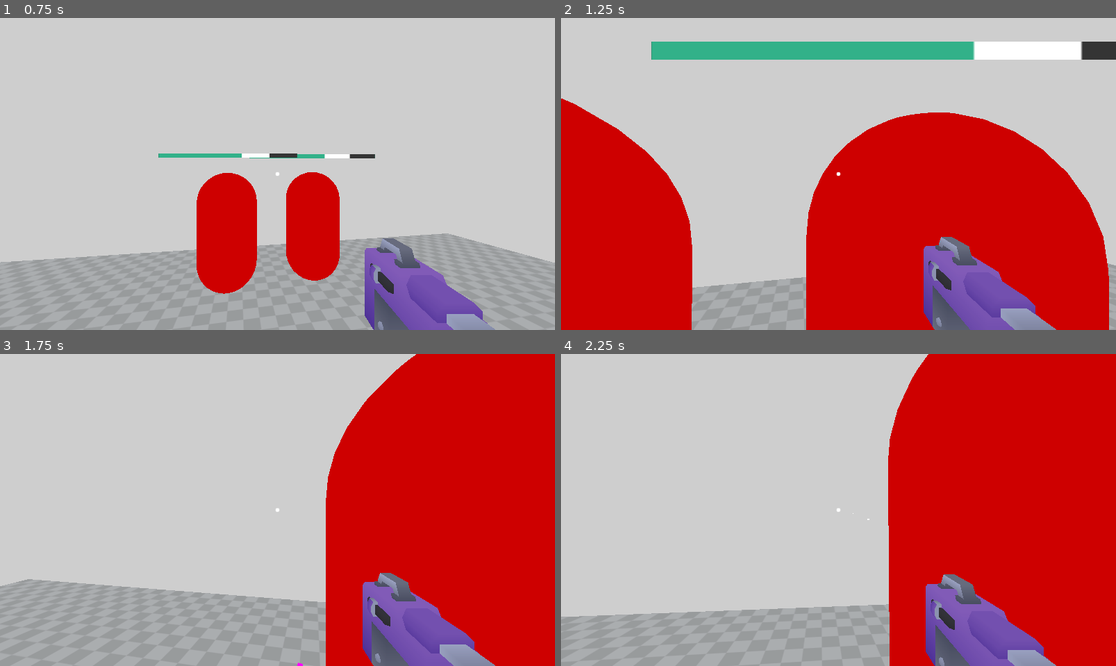
Above: before the commit, frames 1-4 (two rows, left to right).
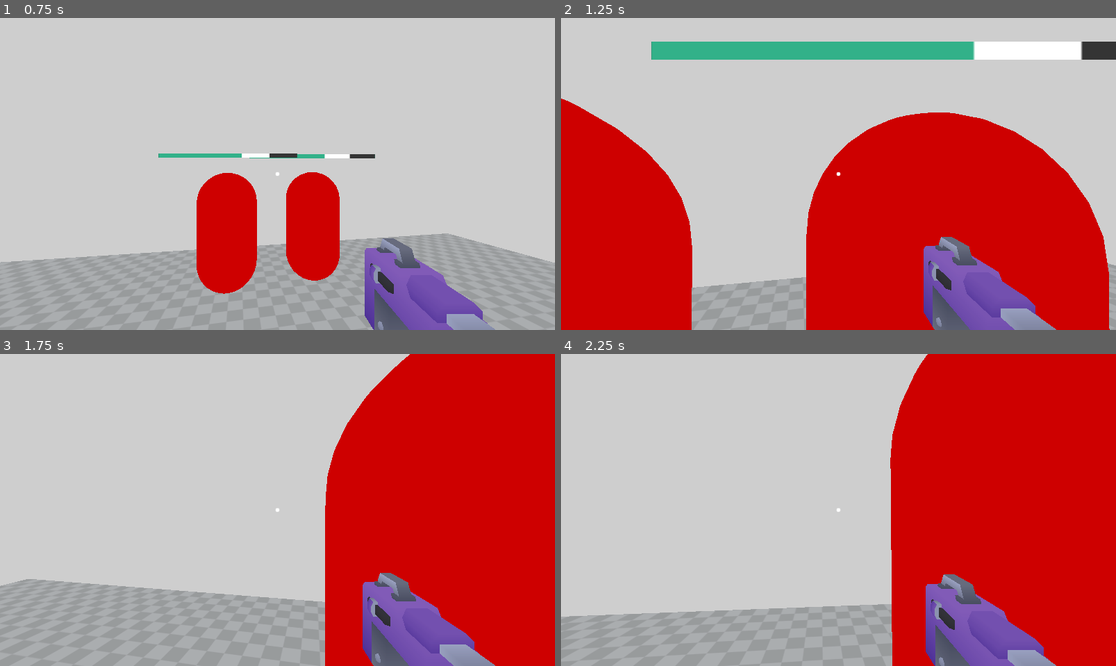
Above: after the commit, the same moments.

Repository: NiallEccles/hordecore
Game: Godot game, scene res://Stages/Main/Main.tscn
Two runs of this game, one before a commit and one after it. Both use one fixed random seed, a clock stepped at 60 frames per second and the inputs below.
Inputs (mouse positions are in pixels of both pictures, inside the frame that each line leads up to):
- Up to frame 1 (0.75 s): tap Enter (ui_accept) at 0.5 s; move the mouse to (305, 174) at 0.52 s; press the mouse at (305, 174) at 0.53 s; hold W (forward) from 0.53 s (still down)
- Up to frame 2 (1.25 s): keep holding W (forward); tap Enter (ui_accept) at 0.77 s
- Up to frame 3 (1.75 s): keep holding W (forward); move the mouse to (249, 510) at 1.27 s; release the mouse at (249, 510) at 1.28 s; click (249, 510) at 1.35 s; tap Enter (ui_accept) at 1.52 s
- Up to frame 4 (2.25 s): keep holding W (forward); move the mouse to (849, 503) at 2.02 s; press the mouse at (849, 503) at 2.03 s

Frame 1 is identical in both runs. In frame 2, less than 0.1% of the frame differs, in the area x 0-99%, y 25-100%; in frame 3, 0.3%; in frame 4, 0.5%, in the area x 1-67%, y 0-100%.

Commit message:
Use Area3D for collision

Diff:
--- a/Entities/Weapons/SMG/Bullet/Bullet.gd
+++ b/Entities/Weapons/SMG/Bullet/Bullet.gd
@@ -6,29 +6,37 @@
 @export var DAMAGE: float = 4.0
 
 @onready var mesh: MeshInstance3D = $MeshInstance3D
-@onready var ray: RayCast3D = $RayCast3D
+@onready var area: Area3D = $Area3D  # Use Area3D instead of RayCast3D
 @onready var particles = $GPUParticles3D
 
+var has_hit: bool = false
+
 func _ready() -> void:
-	pass
+	# Connect the body_entered signal
+	if area:
+		area.body_entered.connect(_on_body_entered)
 
 func _process(delta: float) -> void:
-	position += transform.basis * Vector3(0, 0, -SPEED) * delta
+	if not has_hit:
+		position += transform.basis * Vector3(0, 0, -SPEED) * delta
 
-	if ray.is_colliding():
-		var collider = ray.get_collider()
+func _on_body_entered(body: Node3D) -> void:
+	if has_hit:
+		return  # Prevent multiple hits
 
-		# Check if the collided object has a HealthComponent
-		if collider:
-			var health_component = _find_health_component(collider)
-			if health_component:
-				health_component.take_damage(DAMAGE)
+	has_hit = true
 
-		# Bullet impact effects
-		mesh.visible = false
-		particles.emitting = true
-		await get_tree().create_timer(1.0).timeout
-		queue_free()
+	# Check if the body has a HealthComponent
+	var health_component = _find_health_component(body)
+	if health_component:
+		health_component.take_damage(DAMAGE)
+		print("Hit detected! Dealt ", DAMAGE, " damage to ", body.name)
+
+	# Bullet impact effects
+	mesh.visible = false
+	particles.emitting = true
+	await get_tree().create_timer(1.0).timeout
+	queue_free()
 
 # Helper function to find HealthComponent in the node or its children
 func _find_health_component(node: Node) -> HealthComponent:
@@ -44,4 +52,5 @@
 	return null
 
 func _on_timer_timeout() -> void:
-	queue_free()
+	if not has_hit:
+		queue_free()
--- a/Entities/Weapons/SMG/Bullet/Bullet.tscn
+++ b/Entities/Weapons/SMG/Bullet/Bullet.tscn
@@ -24,16 +24,15 @@
 [sub_resource type="BoxMesh" id="BoxMesh_lb8l2"]
 size = Vector3(0.04, 0.04, 0.04)
 
+[sub_resource type="BoxShape3D" id="BoxShape3D_1p0ai"]
+size = Vector3(0.059143066, 0.056549072, 0.20910645)
+
 [node name="Bullet" type="Node3D"]
 script = ExtResource("1_1p0ai")
 
 [node name="MeshInstance3D" type="MeshInstance3D" parent="."]
 mesh = SubResource("BoxMesh_tdvxf")
 surface_material_override/0 = SubResource("StandardMaterial3D_1p0ai")
-
-[node name="RayCast3D" type="RayCast3D" parent="."]
-transform = Transform3D(1, 0, 0, 0, 1, 0, 0, 0, 1, 0, 0, 0.06746611)
-target_position = Vector3(0, 0, -0.5)
 
 [node name="GPUParticles3D" type="GPUParticles3D" parent="."]
 transform = Transform3D(1, 0, 0, 0, 1, 0, 0, 0, 1, 0, 0, -0.083824664)
@@ -49,4 +48,10 @@
 one_shot = true
 autostart = true
 
+[node name="Area3D" type="Area3D" parent="."]
+
+[node name="CollisionShape3D" type="CollisionShape3D" parent="Area3D"]
+transform = Transform3D(1, 0, 0, 0, 1, 0, 0, 0, 1, -0.00064086914, -0.0013580322, -0.0004272461)
+shape = SubResource("BoxShape3D_1p0ai")
+
 [connection signal="timeout" from="Timer" to="." method="_on_timer_timeout"]
Not shown: 1 places in Entities/Weapons/SMG/Bullet/Bullet.tscn that only renumber resources
